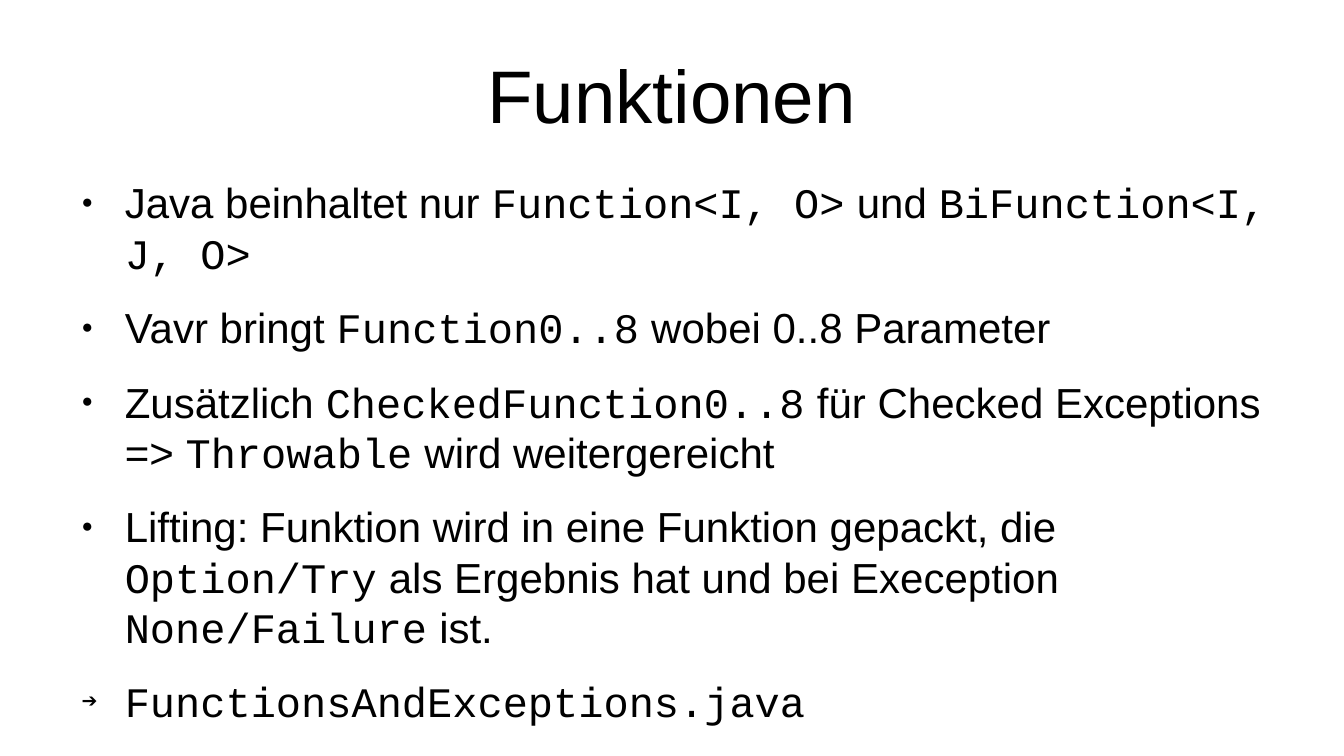
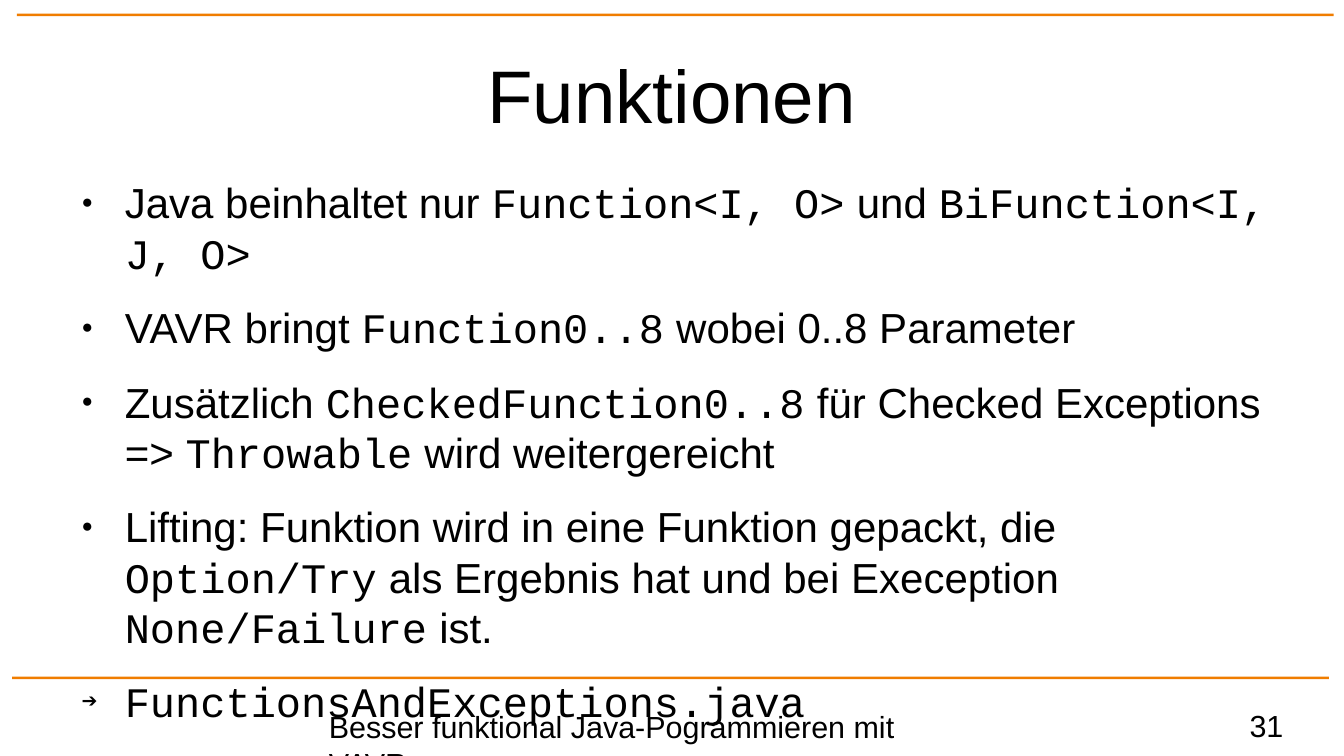
Before and after one commit to p3et/vavr-demo, a slide deck: slide 31 of coffee talk.odp (slide 30 before the commit). Drawn at 1344x756 pixels with LibreOffice and Linux fonts; fonts in the diff are those of the drawing; background and template pictures are left out. Boxes give left, top, right and bottom in pixels: in the first picture for what was removed or moved away, otherwise in the second. Text is boxed around its words. In the diff, an @@ line names an element or a change of style, - is before the commit and + after.

```diff
--- a/coffee talk.odp
+++ b/coffee talk.odp
@@ line added from (17, 15) to (1334, 15), #F07D00 1.5 pt @@
@@ text at (125, 312, 1075, 352): text changed @@
-● Vavr bringt Function0..8 wobei 0..8 Parameter
+● VAVR bringt Function0..8 wobei 0..8 Parameter
@@ line added from (12, 678) to (1329, 678), #F07D00 1.5 pt @@
@@ text added at (329, 714, 895, 744), 18 pt, text #000000 @@
+Besser funktional Java-Pogrammieren mit VAVR
@@ page number added at (1250, 715, 1284, 738), 18 pt, text #000000 @@
+31
```
Also in this commit, not shown: 40 other slides changed, 2 slides added, 1 slide removed.
